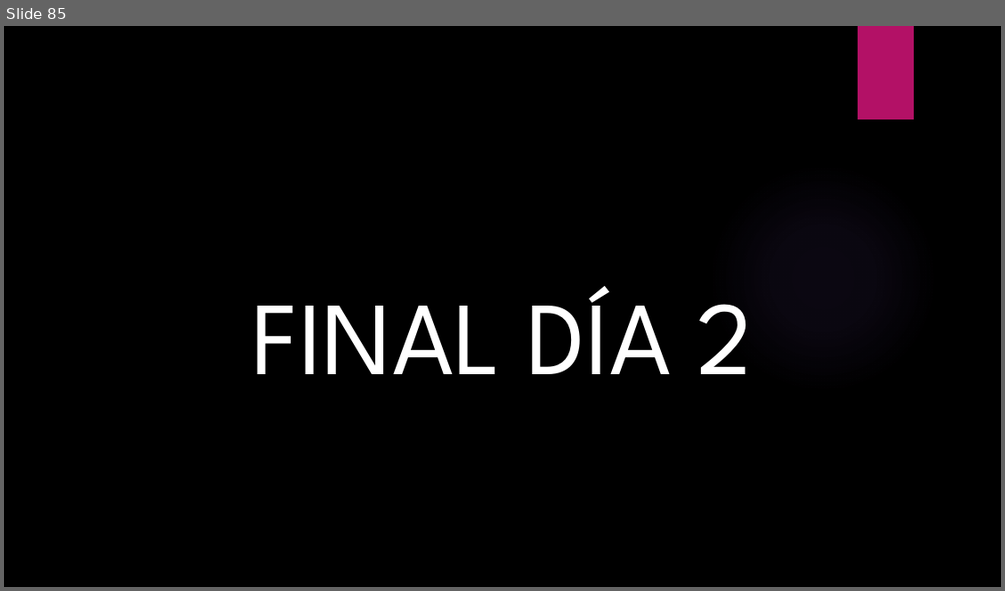
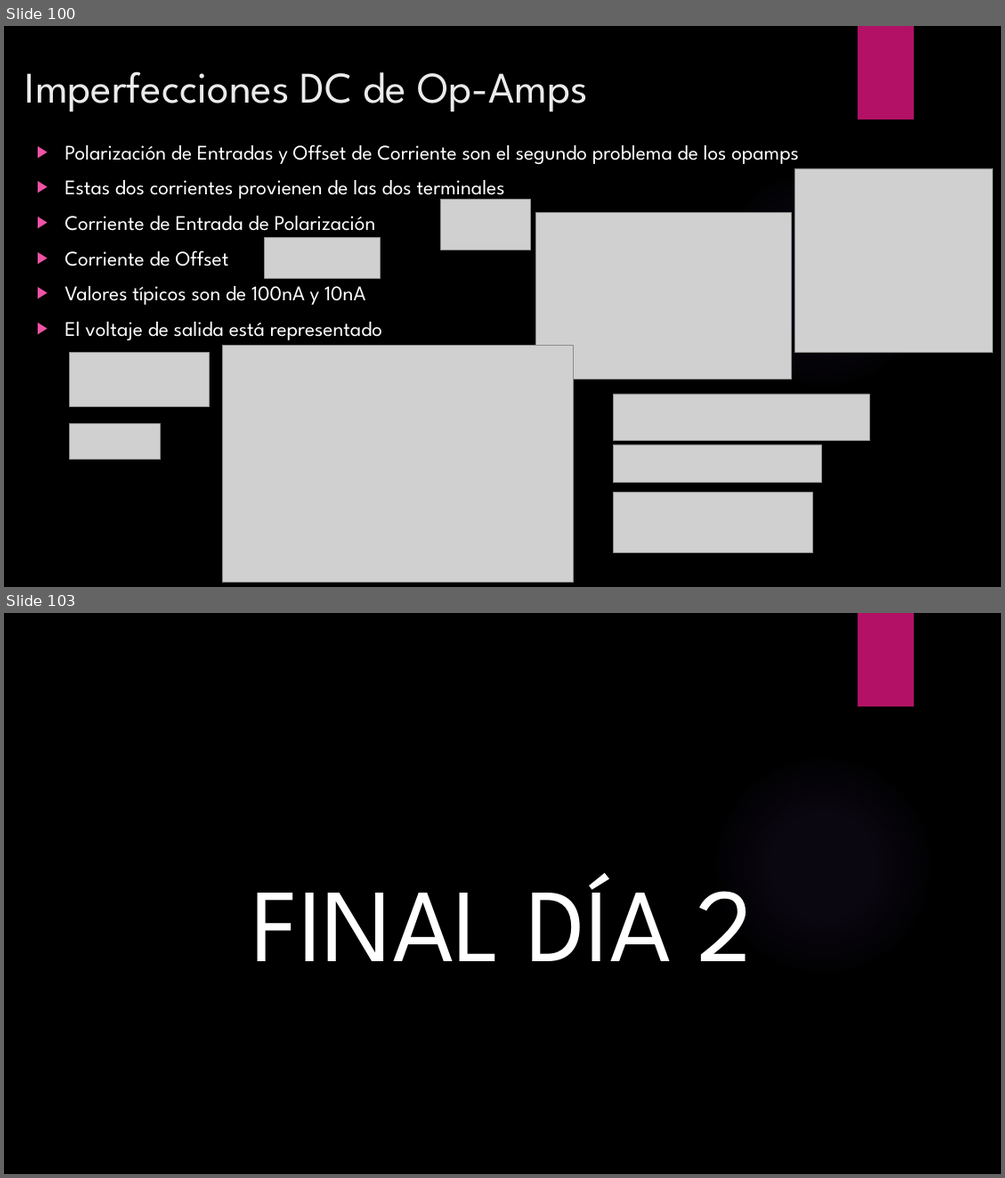
Before and after one commit to ulatinaedupa/ElectronicsII, a slide deck: Presentación/Electronica II.pptx. Shown one above the other, each under a label of ours: slide 85 before the commit, slides 100 and 103 after it; the slides between them are not shown. The pictures are 1005x591 and 1005x1178 pixels, drawn with LibreOffice and Linux fonts; fonts in the diff are those of the drawing; grey boxes stand for pictures; background and template pictures are left out. Boxes give left, top, right and bottom in pixels: in the first picture for what was removed or moved away, otherwise in the second. Text is boxed around its words. In the diff, an @@ line names an element or a change of style, - is before the commit and + after.

```diff
--- a/Presentación/Electronica II.pptx
+++ b/Presentación/Electronica II.pptx
@@ slide 100 added at [4,26,1001,587], background picture (left out); not listed: 2 template elements that a slide beside it also shows @@
@@ title added at [25,71,588,112], 42 pt, text #EBEBEB @@
+Imperfecciones DC de Op-Amps
@@ text added at [65,144,799,340], 20 pt, text #FFFFFF @@
+▶ Polarización de Entradas y Offset de Corriente son el segundo problema de los opamps
+▶ Estas dos corrientes provienen de las dos terminales
+▶ Corriente de Entrada de Polarización
+▶ Corriente de Offset
+▶ Valores típicos son de 100nA y 10nA
+▶ El voltaje de salida está representado
@@ picture added at [795,168,994,352] @@
@@ picture added at [441,200,531,249] @@
@@ picture added at [265,238,380,278] @@
@@ picture added at [536,213,792,379] @@
@@ picture added at [222,345,573,581] @@
@@ picture added at [69,353,210,407] @@
@@ picture added at [614,394,870,440] @@
@@ picture added at [69,423,161,459] @@
@@ picture added at [614,445,821,483] @@
@@ picture added at [614,492,813,553] @@
@@ what was slide 85 is now slide 103 @@
```
Also in this commit, not shown: 28 other slides added, 11 slides removed.
